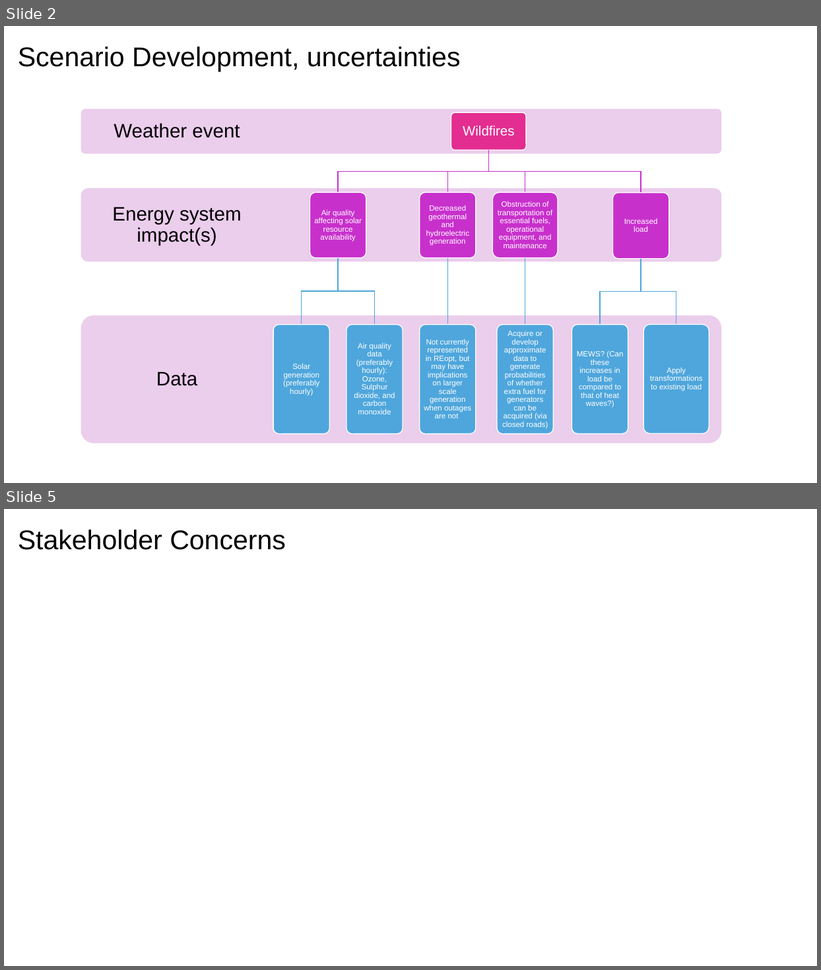
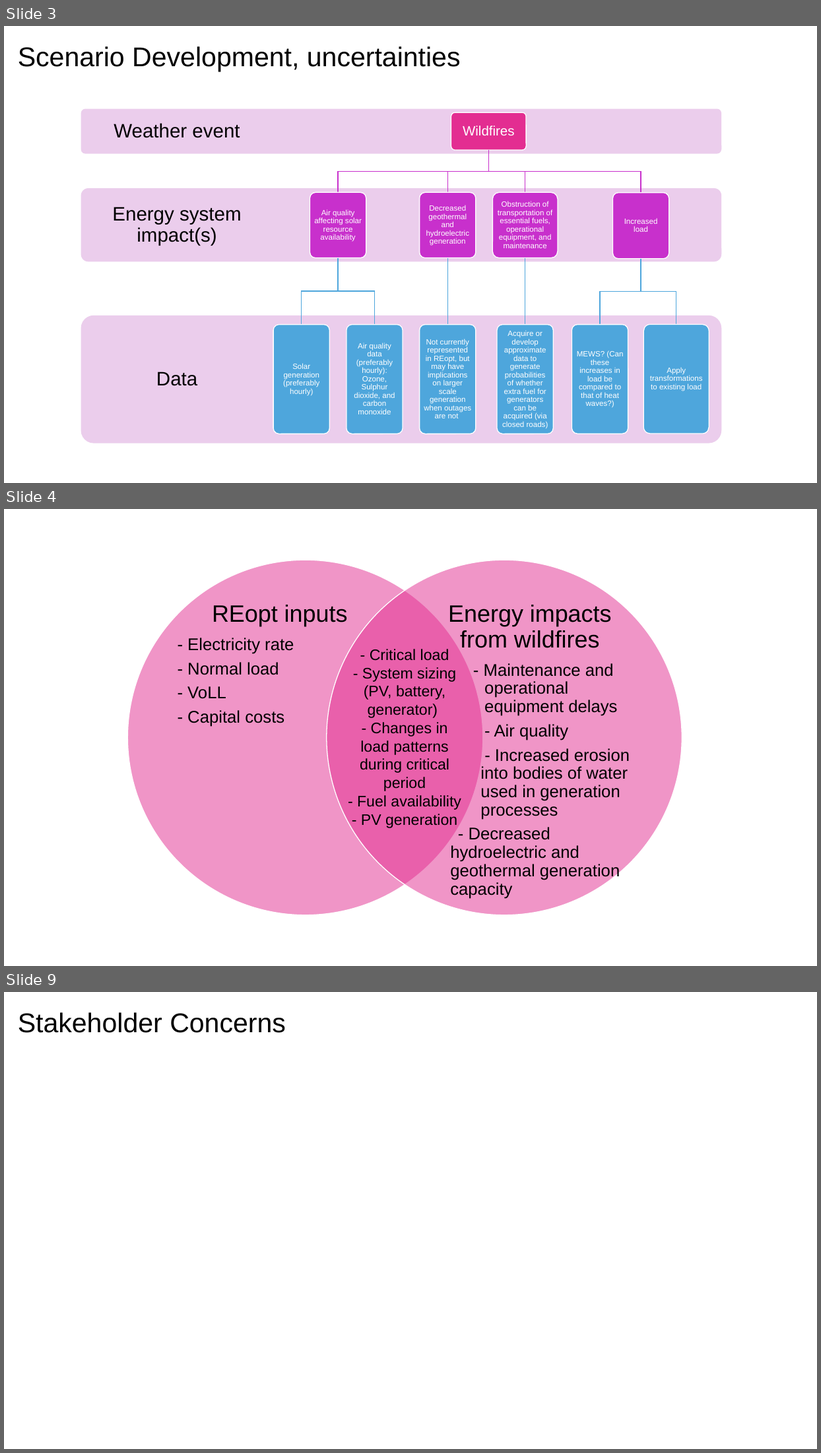
Before and after one commit to madelinemacmillan/PhD, a slide deck: ProcessDiagram.pptx. Shown one above the other, each under a label of ours: slides 2 and 5 before the commit, slides 3, 4 and 9 after it; the slides between them are not shown. The pictures are 821x970 and 821x1453 pixels, drawn with LibreOffice and Linux fonts; fonts in the diff are those of the drawing. Boxes give left, top, right and bottom in pixels: in the first picture for what was removed or moved away, otherwise in the second. Text is boxed around its words. In the diff, an @@ line names an element or a change of style, - is before the commit and + after.

```diff
--- a/ProcessDiagram.pptx
+++ b/ProcessDiagram.pptx
@@ slide 4 added at <box>4,509,817,966</box>, background #FFFFFF @@
@@ group added at <box>128,560,682,916</box>: 2 ellipses, 2 texts @@
+REopt inputs
+- Electricity rate
+- Normal load
+- VoLL
+- Capital costs
+Energy impacts from wildfires
+- Maintenance and operational equipment delays
+- Air quality
+- Increased erosion into bodies of water used in generation processes
+- Decreased hydroelectric and geothermal generation capacity
@@ text added at <box>357,649,461,828</box>, 18 pt, text #000000 @@
+- Critical load
+- System sizing (PV, battery, generator)
+- Changes in load patterns during critical period
+- Fuel availability
+- PV generation
@@ what was slide 2 is now slide 3 @@
@@ what was slide 5 is now slide 9 @@
```
Also in this commit, not shown: 3 slides changed, 4 other slides added, 1 slide removed, 6 other files.
